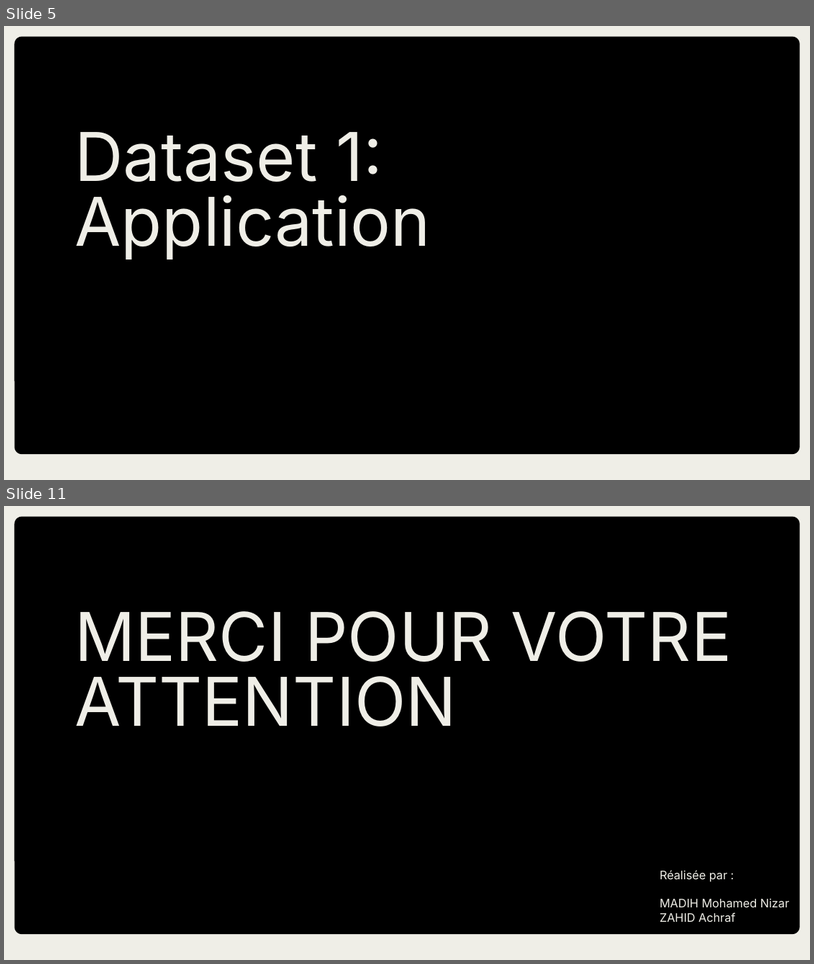
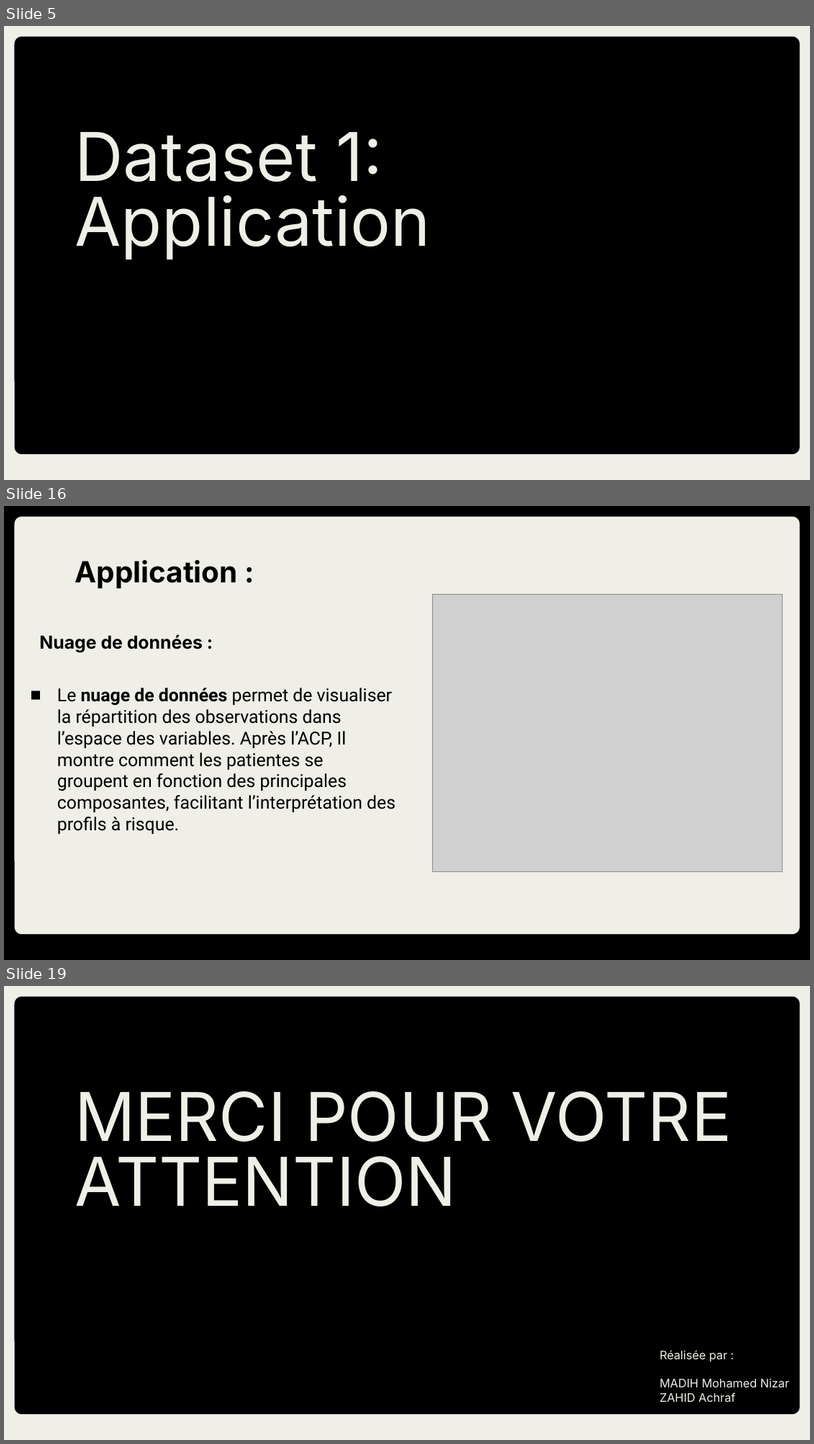
Before and after one commit to nizarover/Projet-Data-Analyst, a slide deck: Projects/Data Analyst/Presentation ACP.pptx. Shown one above the other, each under a label of ours: slides 5 and 11 before the commit, slides 5, 16 and 19 after it; the slides between them are not shown. The pictures are 814x964 and 814x1444 pixels, drawn with LibreOffice and Linux fonts; fonts in the diff are those of the drawing; grey boxes stand for pictures. Boxes give left, top, right and bottom in pixels: in the first picture for what was removed or moved away, otherwise in the second. Text is boxed around its words. In the diff, an @@ line names an element or a change of style, - is before the commit and + after.

```diff
--- a/Projects/Data Analyst/Presentation ACP.pptx
+++ b/Projects/Data Analyst/Presentation ACP.pptx
@@ slide 16 added at [4,506,810,960], background #000000 @@
@@ rounded rectangle added at [15,517,800,934], fill #EFEEE7 @@
@@ title added at [75,560,238,589], 26 pt, text #000000, bold @@
+Application :
@@ picture added at [433,594,783,871] @@
@@ text added at [39,635,203,653], 16 pt, text #000000, bold @@
+Nuage de données :
@@ subtitle added at [57,687,396,834], 16 pt, text #000000 @@
+■ Le nuage de données permet de visualiser la répartition des observations dans l’espace des variables. Après l’ACP, Il montre comment les patientes se groupent en fonction des principales composantes, facilitant l’interprétation des profils à risque.
@@ what was slide 11 is now slide 19 @@
```
Also in this commit, not shown: 7 slides changed, 7 other slides added, 3 other files.
